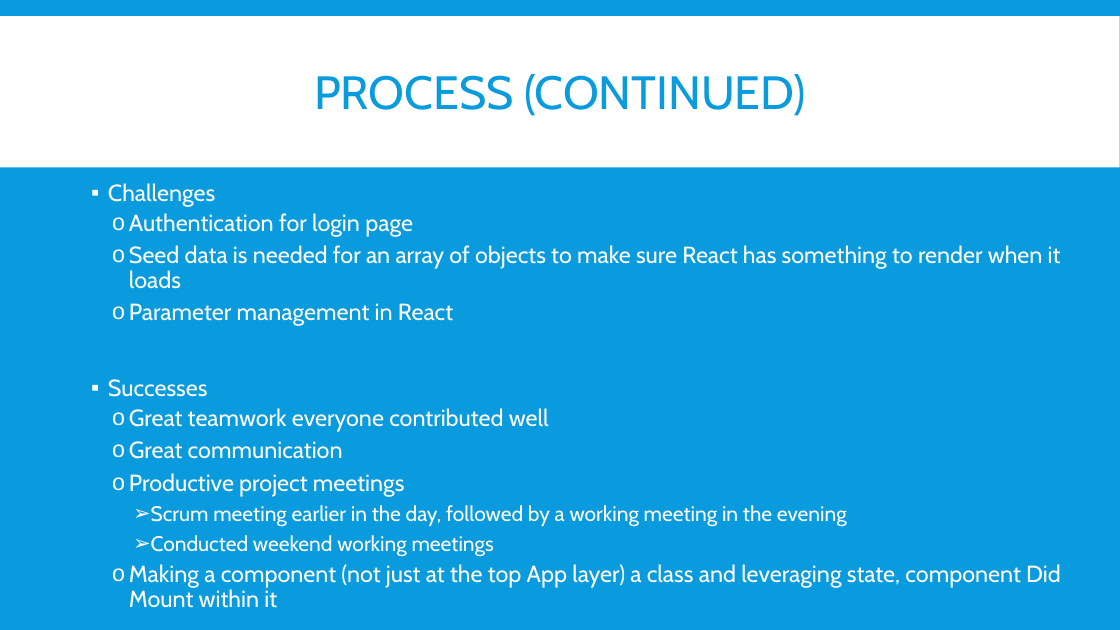
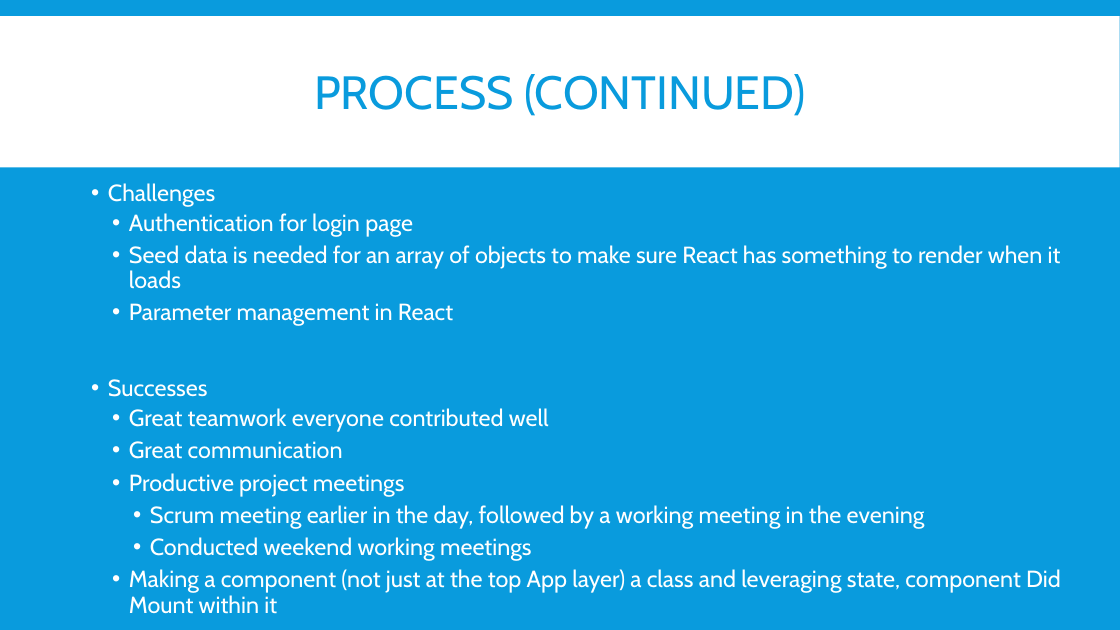
Before and after one commit to gehanstedt/change-forecast, a slide deck: slide 8 of Presentation/Draft Change Forecast Presentation.pptx. Drawn at 1120x630 pixels with LibreOffice and Linux fonts; fonts in the diff are those of the drawing. Boxes give left, top, right and bottom in pixels: in the first picture for what was removed or moved away, otherwise in the second. Text is boxed around its words. In the diff, an @@ line names an element or a change of style, - is before the commit and + after.

```diff
--- a/Presentation/Draft Change Forecast Presentation.pptx
+++ b/Presentation/Draft Change Forecast Presentation.pptx
@@ text "Challenges" at (108, 183, 1061, 614): size 18 to 20 pt in "Scrum meeting earlier in the day, followed ...", "Conducted weekend working meetings"; bullet ▪ to •; bullet o to •; bullet ➢ to • @@
```
Also in this commit, not shown: 8 other slides changed, 1 other file.
